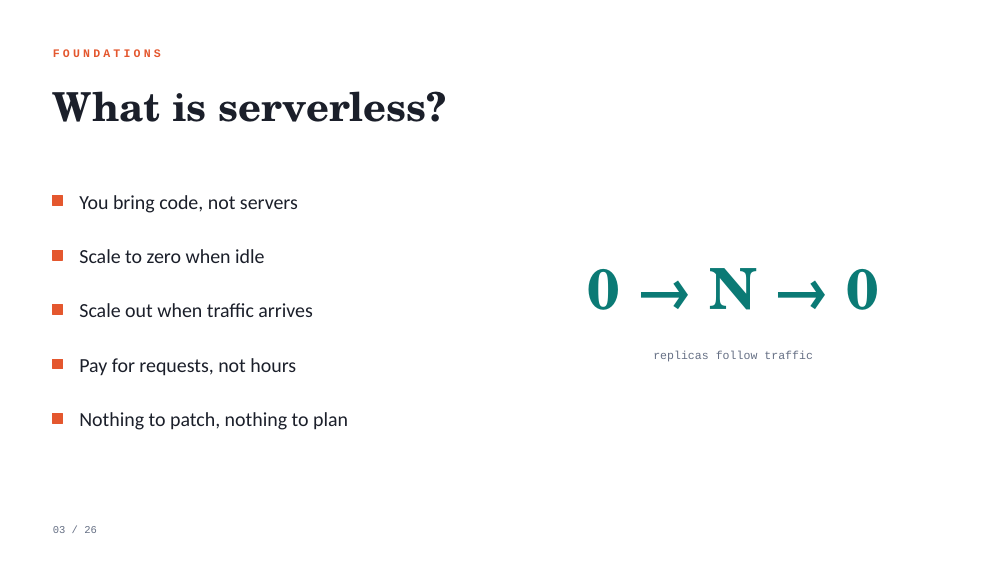
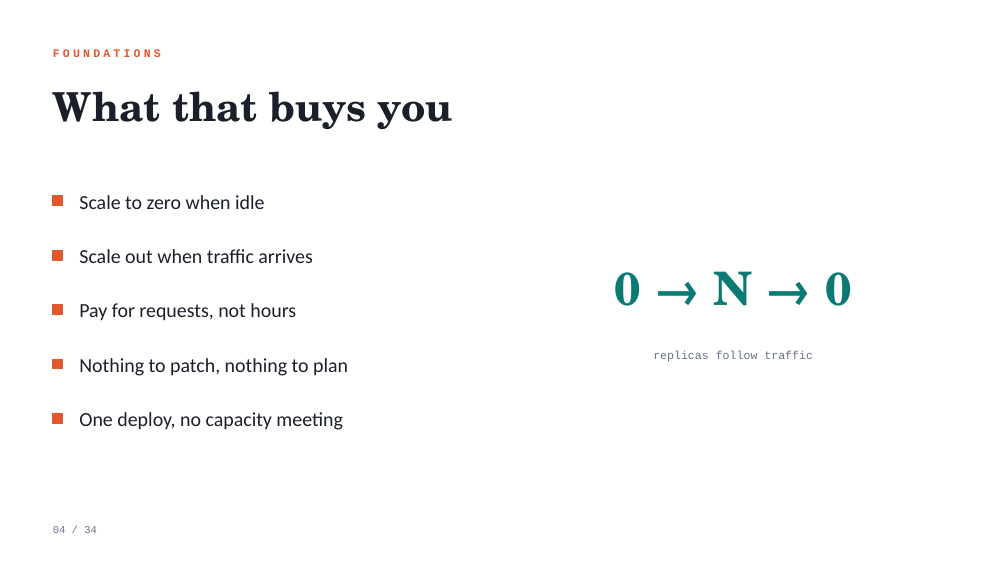
Before and after one commit to black-cloudlet/serverless, a slide deck: slide 4 of docs/presentation/serverless-platform.pptx (slide 3 before the commit). Drawn at 1008x567 pixels with LibreOffice and Linux fonts; fonts in the diff are those of the drawing. Boxes give left, top, right and bottom in pixels: in the first picture for what was removed or moved away, otherwise in the second. Text is boxed around its words. In the diff, an @@ line names an element or a change of style, - is before the commit and + after.

```diff
--- a/docs/presentation/serverless-platform.pptx
+++ b/docs/presentation/serverless-platform.pptx
@@ text at bbox=[53, 91, 453, 129]: text changed @@
-What is serverless?
+What that buys you
@@ text at bbox=[79, 195, 264, 209]: text changed @@
-You bring code, not servers
+Scale to zero when idle
@@ text "0 → N → 0" at bbox=[615, 271, 852, 306]: size 54 to 44 pt @@
@@ text at bbox=[79, 249, 312, 263]: text changed @@
-Scale to zero when idle
+Scale out when traffic arrives
@@ text "Pay for requests, not hours": place and size @@
-text "Pay for requests, not hours" at bbox=[79, 358, 296, 376]
+text "Pay for requests, not hours" at bbox=[79, 303, 296, 321]
@@ text removed at bbox=[79, 303, 312, 317] @@
-Scale out when traffic arrives
@@ text "Nothing to patch, nothing to ...": place and size @@
-text "Nothing to patch, nothing to ..." at bbox=[79, 412, 348, 430]
+text "Nothing to patch, nothing to ..." at bbox=[79, 358, 348, 376]
@@ text added at bbox=[79, 412, 343, 430], 19 pt, text #1B1F2A @@
+One deploy, no capacity meeting
@@ text at bbox=[53, 526, 97, 533]: text changed @@
-03 / 26
+04 / 34
```
Also in this commit, not shown: 22 other slides changed, 10 slides added, 2 slides removed, 6 other files.
